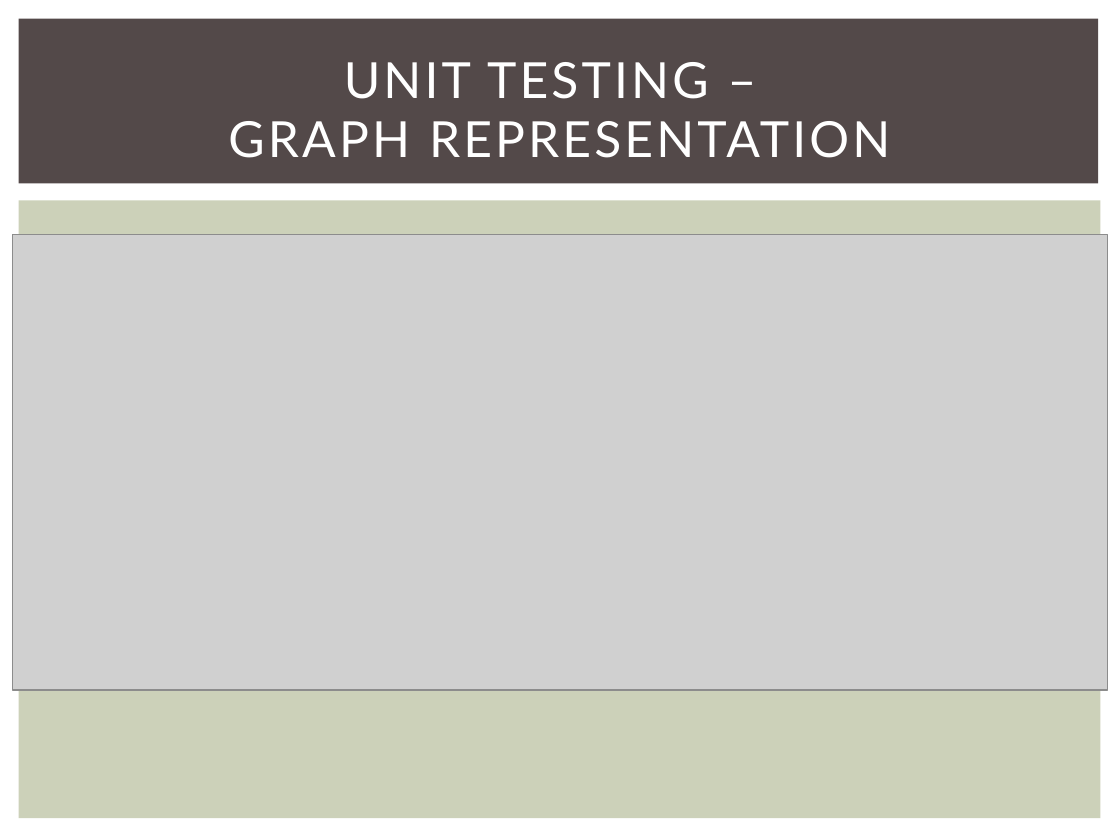
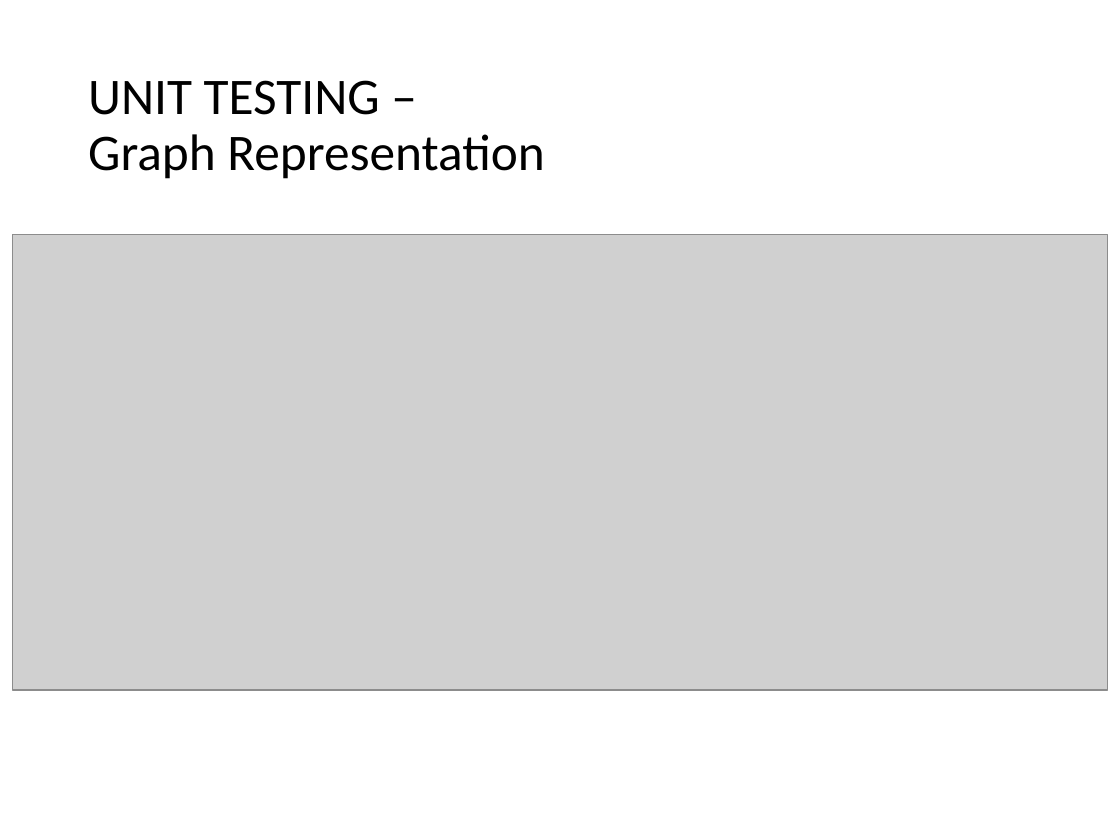
Before and after one commit to 2014-sed-team3/term-project, a slide deck: slide 38 of project/report/report.pptx (slide 34 before the commit). Drawn at 1120x840 pixels with LibreOffice and Linux fonts; fonts in the diff are those of the drawing; grey boxes stand for pictures. Boxes give left, top, right and bottom in pixels: in the first picture for what was removed or moved away, otherwise in the second. Text is boxed around its words. In the diff, an @@ line names an element or a change of style, - is before the commit and + after.

```diff
--- a/project/report/report.pptx
+++ b/project/report/report.pptx
@@ rectangle removed at [19,19,1099,184] @@
@@ title at [88,80,544,179]: text changed; size 32 to 33 pt; font Lato to Calibri; text colour #FFFFFF to #000000 @@
-UNIT TESTING –
-GRAPH REPRESENTATION
+UNIT TESTING –
+Graph Representation
@@ rectangle removed at [19,200,1101,819] @@
```
Also in this commit, not shown: 29 other slides changed, 17 slides added, 12 slides removed.
